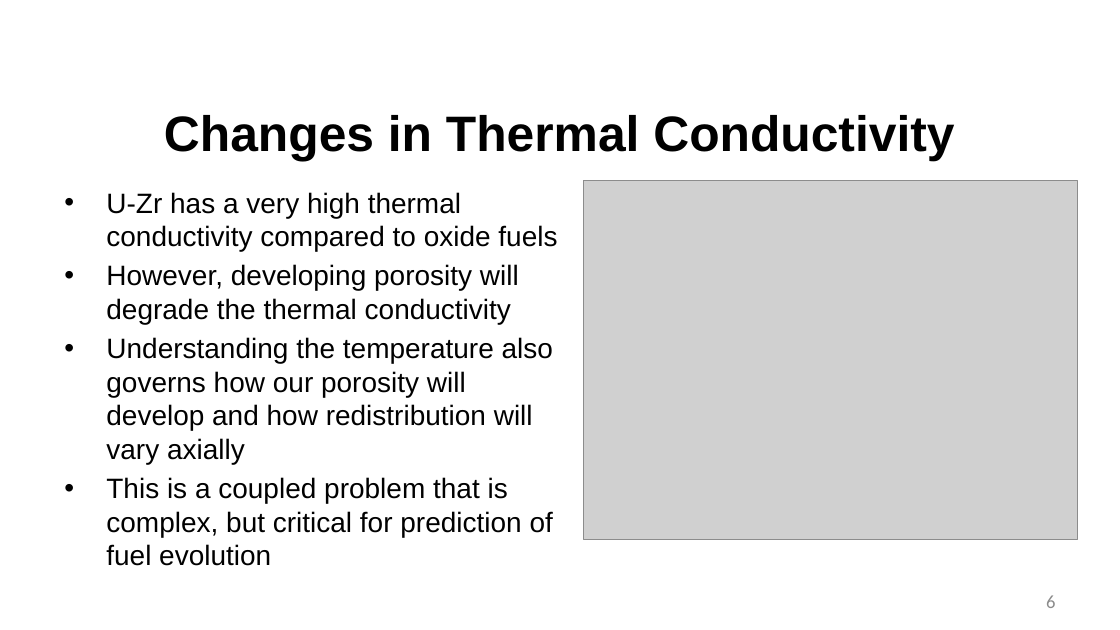
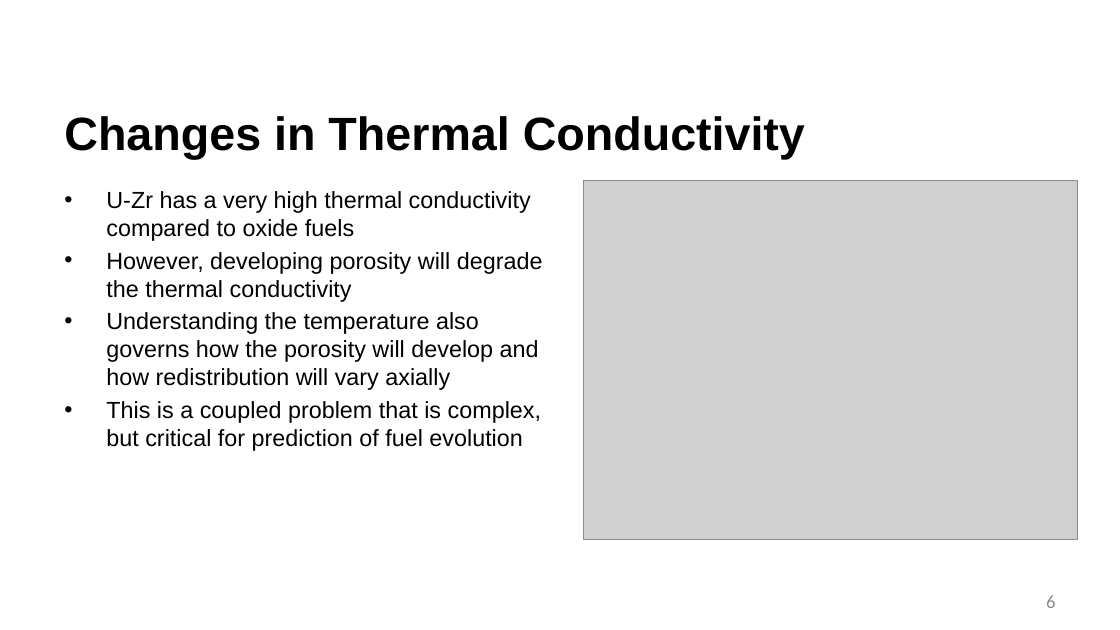
Before and after one commit to benbeeler/TEACHING, a slide deck: slide 6 of Advanced Reactor Materials/Fall2025/Lec10_SFRs.pptx. Drawn at 1120x630 pixels with LibreOffice and Linux fonts; fonts in the diff are those of the drawing; grey boxes stand for pictures; background and template pictures are left out. Boxes give left, top, right and bottom in pixels: in the first picture for what was removed or moved away, otherwise in the second. Text is boxed around its words. In the diff, an @@ line names an element or a change of style, - is before the commit and + after.

```diff
--- a/Advanced Reactor Materials/Fall2025/Lec10_SFRs.pptx
+++ b/Advanced Reactor Materials/Fall2025/Lec10_SFRs.pptx
@@ title "Changes in Thermal Conductivity" at (64, 116, 805, 159): size 42.7 to 40 pt; alignment centre to left @@
@@ text at (106, 191, 543, 451): size 24 to 20 pt in "U-Zr has a very high thermal conductivity ...", "However, developing porosity will degrade the thermal ...", "This is a coupled problem that is ..." @@
@@ text at (106, 312, 539, 390): text changed; size 24 to 20 pt @@
-• Understanding the temperature also governs how our porosity will develop and how redistribution will vary axially
+• Understanding the temperature also governs how the porosity will develop and how redistribution will vary axially
```
Also in this commit, not shown: 31 other slides changed, 24 slides removed, 7 other files.
